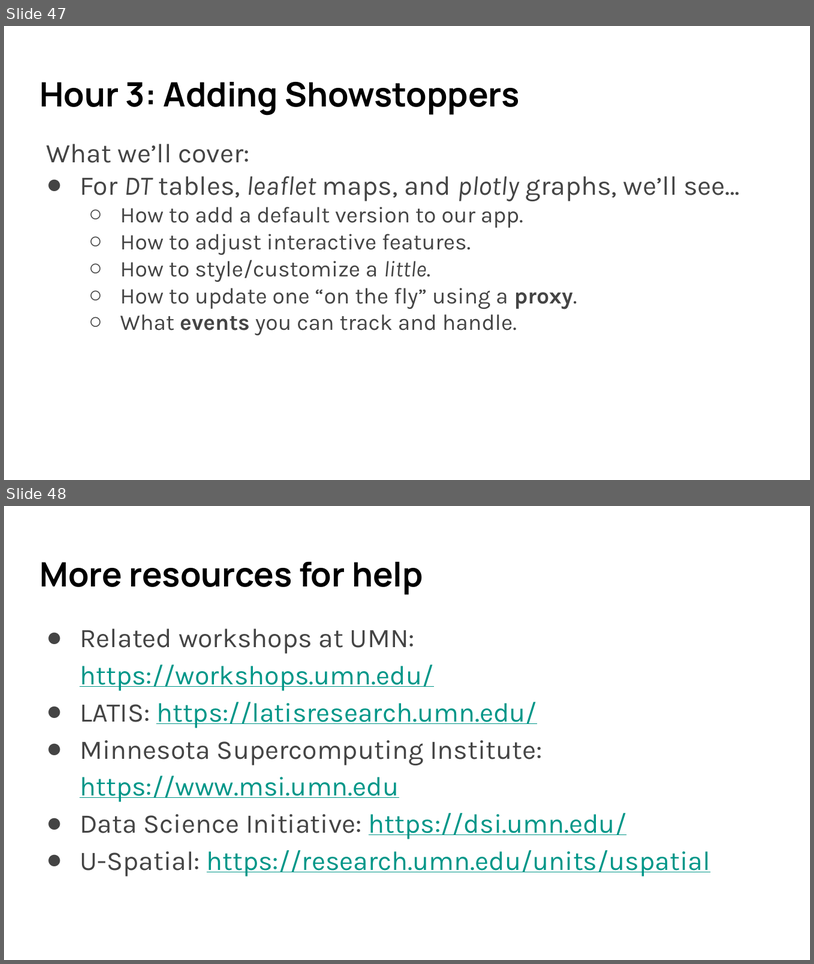
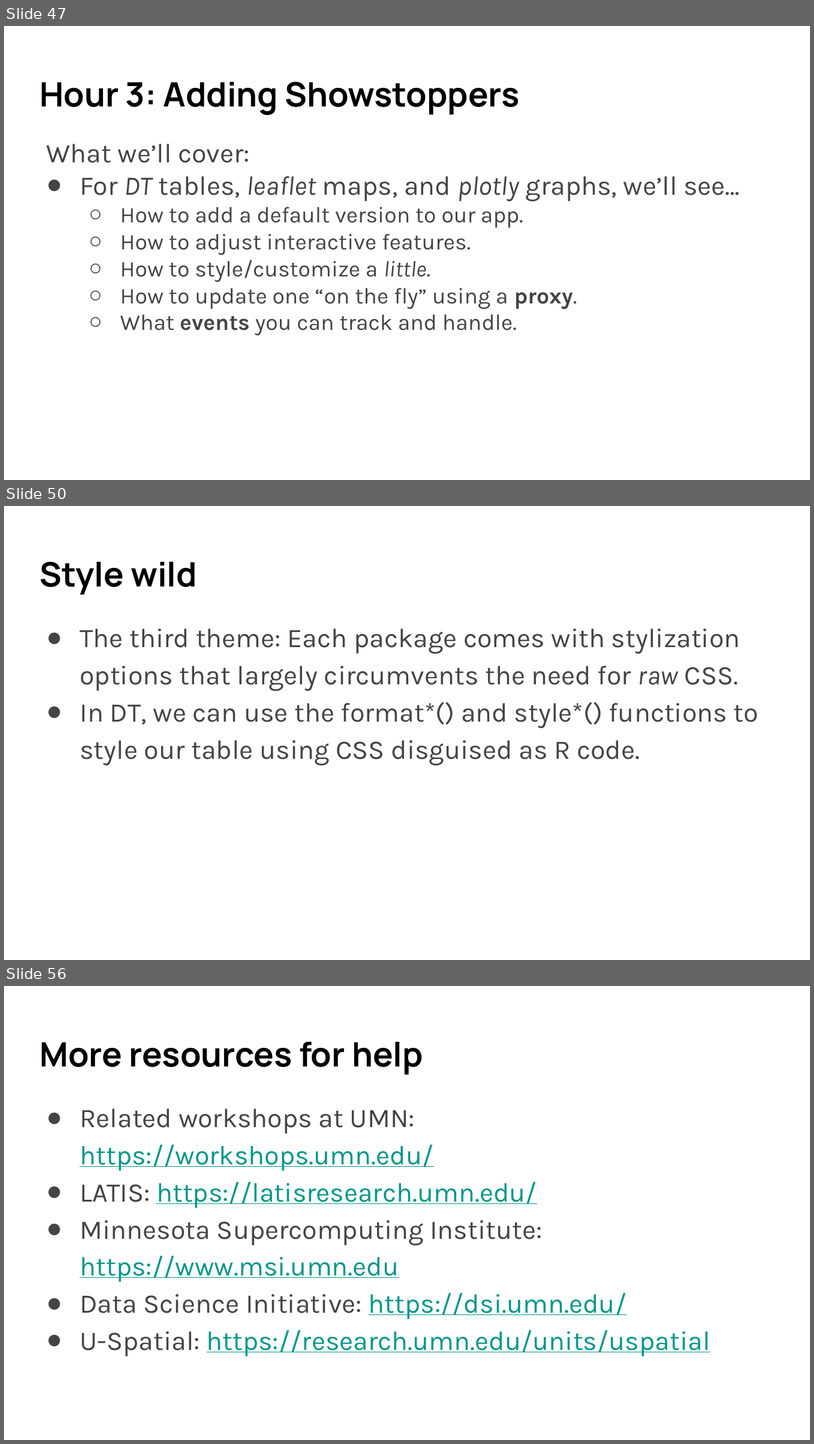
Before and after one commit to umn-dash/r-shiny, a slide deck: instructors/files/SWC slides R Shiny 2024 Fall.pptx. Shown one above the other, each under a label of ours: slides 47 and 48 before the commit, slides 47, 50 and 56 after it; the slides between them are not shown. The pictures are 814x964 and 814x1444 pixels, drawn with LibreOffice and Linux fonts; fonts in the diff are those of the drawing. Boxes give left, top, right and bottom in pixels: in the first picture for what was removed or moved away, otherwise in the second. Text is boxed around its words. In the diff, an @@ line names an element or a change of style, - is before the commit and + after.

```diff
--- a/instructors/files/SWC slides R Shiny 2024 Fall.pptx
+++ b/instructors/files/SWC slides R Shiny 2024 Fall.pptx
@@ slide 50 added at [4, 506, 810, 960], background #FFFFFF @@
@@ title added at [39, 562, 197, 595], 30 pt, text #000000, bold @@
+Style wild
@@ text added at [80, 628, 759, 765], 24 pt, text #444444 @@
+● The third theme: Each package comes with stylization options that largely circumvents the need for raw CSS.
+● In DT, we can use the format*() and style*() functions to style our table using CSS disguised as R code.
@@ what was slide 48 is now slide 56 @@
```
Also in this commit, not shown: 7 other slides added, 32 other files.
